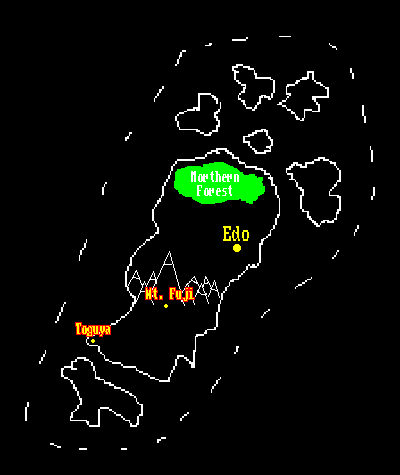
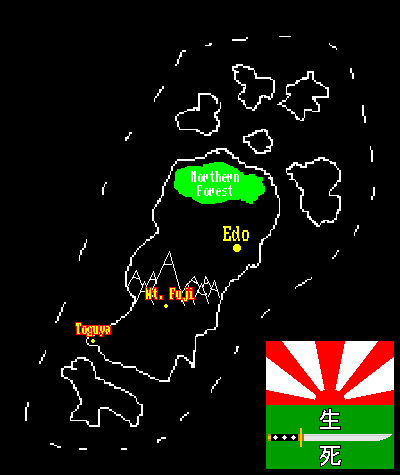
Layers edited between the first and the second 400 × 475 image:
added layer "Flag-Taugaki2.png" above "Background" over [266,341,394,469]
